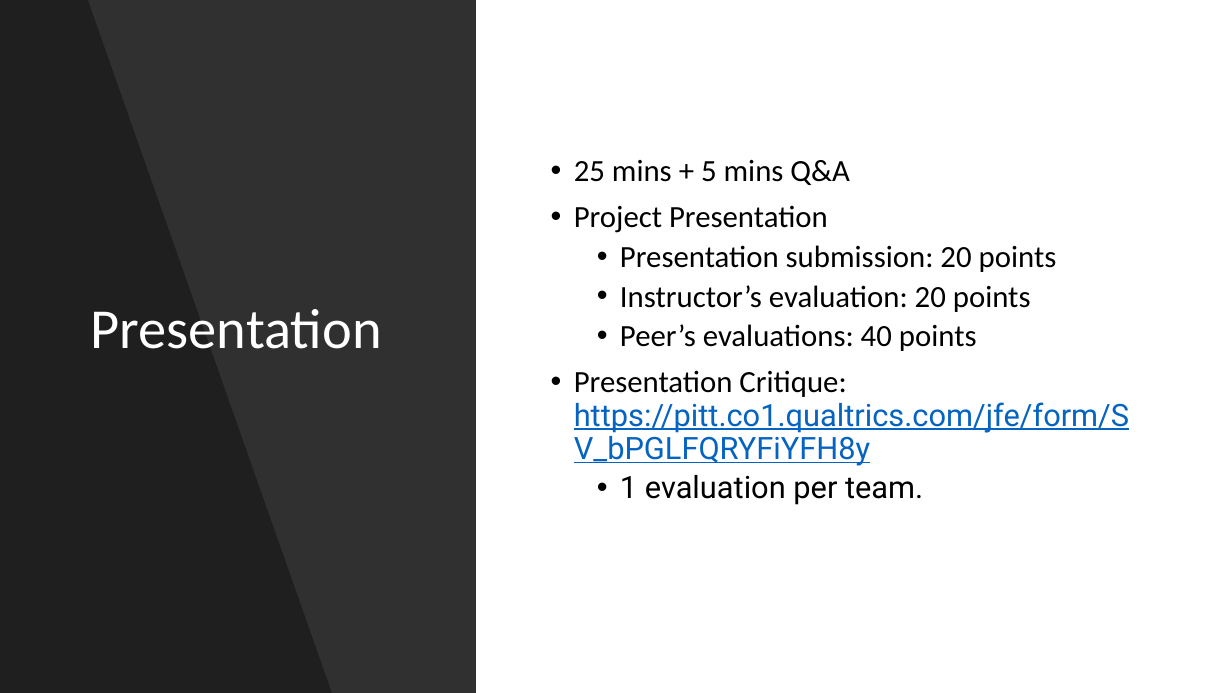
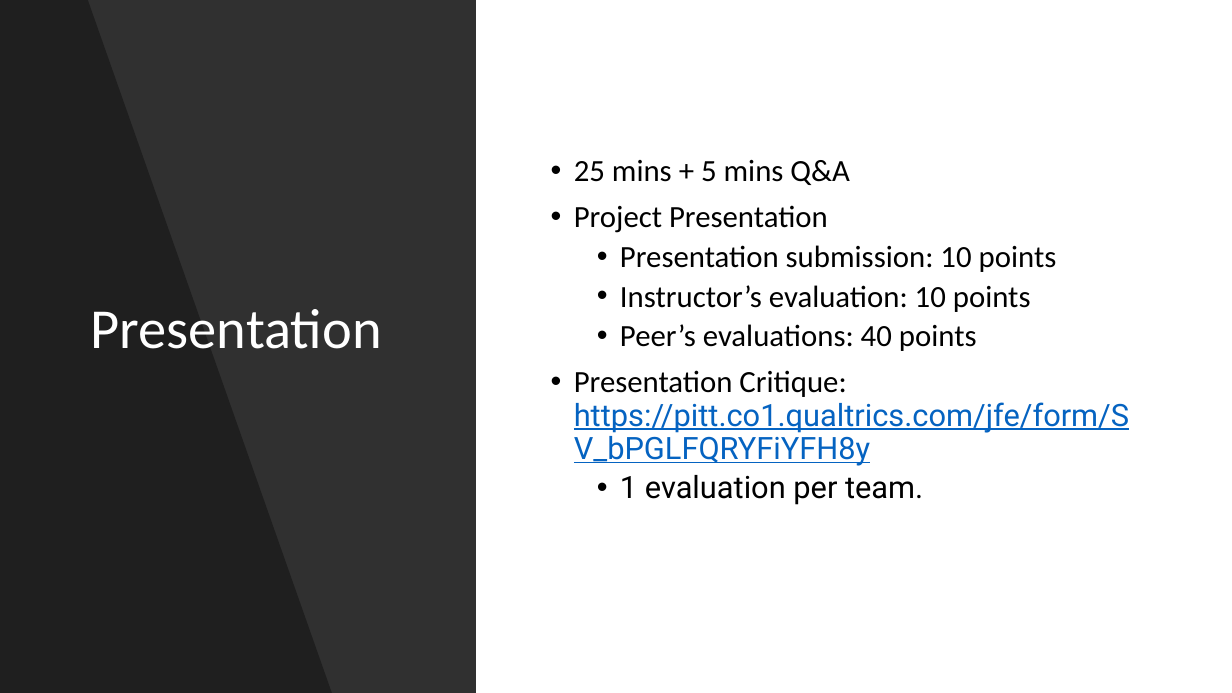
Before and after one commit to mikenguyen13/brand_F22, a slide deck: slide 3 of lecture/13/13.pptx. Drawn at 1232x693 pixels with LibreOffice and Linux fonts; fonts in the diff are those of the drawing. Boxes give left, top, right and bottom in pixels: in the first picture for what was removed or moved away, otherwise in the second. Text is boxed around its words. In the diff, an @@ line names an element or a change of style, - is before the commit and + after.

Commit message:
update presentation score

```diff
--- a/lecture/13/13.pptx
+++ b/lecture/13/13.pptx
@@ text at (620,245,1057,312): text changed @@
-  • Presentation submission: 20 points
-  • Instructor’s evaluation: 20 points
+  • Presentation submission: 10 points
+  • Instructor’s evaluation: 10 points
```
Also in this commit, not shown: 2 other files.
